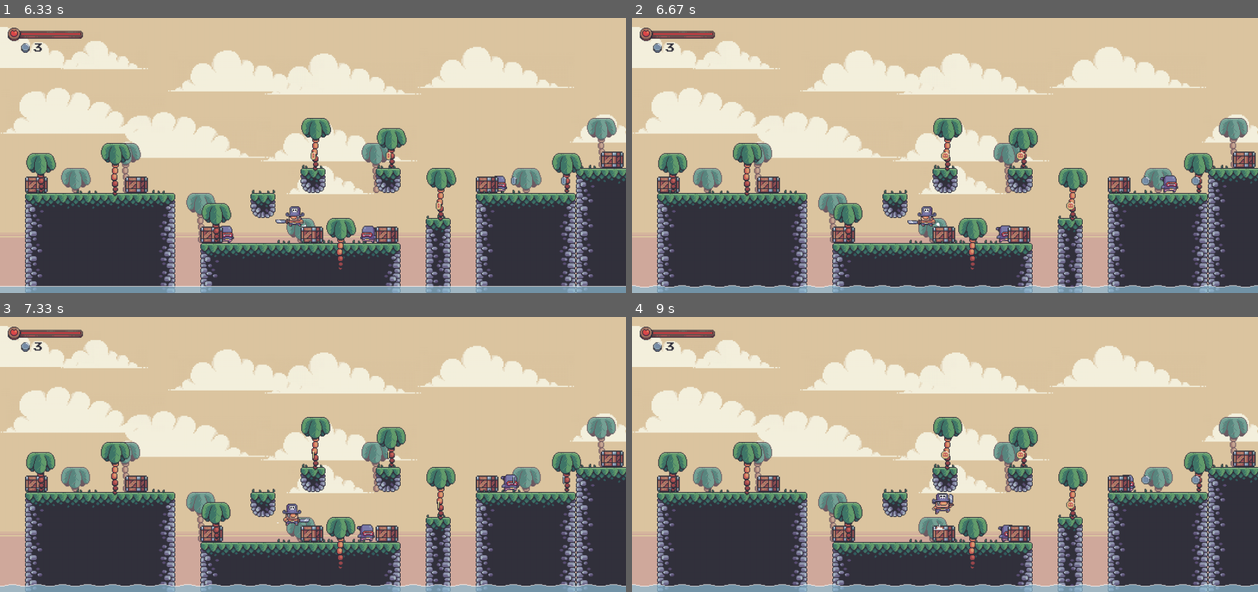
Above: before the commit, frames 1-4 (two rows, left to right).
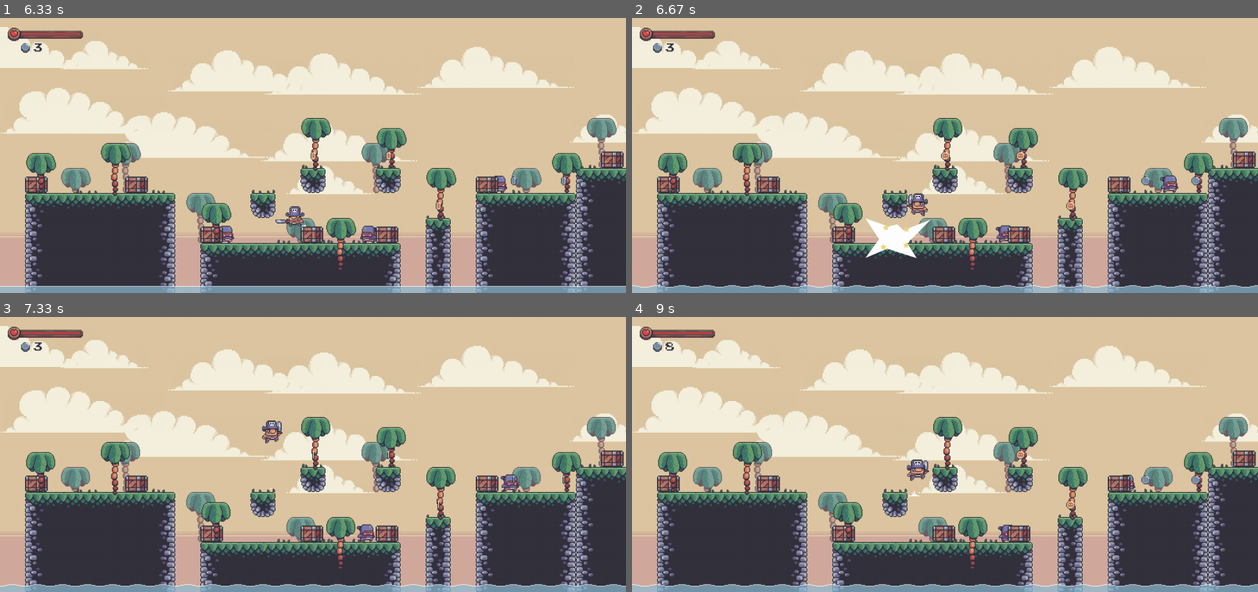
Above: after the commit, the same moments.

Repository: harryodubhghaill/pygame-platformer
Game: pygame game, started from main.py
Same seed, same stepped clock (60 frames per second), same inputs: the game is played once before the commit and once after it.
Inputs:
- Up to frame 1 (6.33 s): tap Space at 0.33 s; hold D 0.67-1.13 s; hold W 1.17-1.47 s; hold D 1.5-1.97 s; hold D 2-2.53 s; hold D 2.57-2.97 s; hold W 3-3.37 s; hold D 3.4-4.03 s; hold A 4.07-4.53 s; hold D 4.57-5.03 s; hold W 5.07-5.37 s; hold D 5.4-5.87 s; hold A from 5.9 s (still down)
- Up to frame 2 (6.67 s): release A at 6.43 s; hold A from 6.47 s (still down)
- Up to frame 3 (7.33 s): release A at 6.87 s; hold W 6.9-7.27 s; hold D from 7.3 s (still down)
- Up to frame 4 (9 s): release D at 7.93 s; hold A 7.97-8.43 s; hold D 8.47-8.93 s; hold W from 8.97 s (still down)

Frame 1 is identical in both runs. In frame 2, 1.0% of the frame differs, in the area x 37-50%, y 63-88%; in frame 3, 0.4%; in frame 4, 0.5%.

Commit message:
add animation for enemy kill

Diff:
--- a/level.py
+++ b/level.py
@@ -73,6 +73,9 @@
         # dust
         self.dust_sprite = pygame.sprite.GroupSingle()
         self.player_on_ground = False
+
+        # explosions
+        self.explosion_sprites = pygame.sprite.Group()
 
     def input(self):
         keys = pygame.key.get_pressed()
@@ -263,6 +266,9 @@
                 enemy_top = enemy.rect.top
                 player_bottom = self.player.sprite.rect.bottom
                 if enemy_top < player_bottom < enemy_center and self.player.sprite.direction.y >= 0:
+                    self.player.sprite.direction.y = -15
+                    explosion_sprite = ParticleEffect(enemy.rect.center, 'explosion')
+                    self.explosion_sprites.add(explosion_sprite)
                     enemy.kill()
 
     def run(self):
@@ -284,6 +290,8 @@
         self.constraint_sprites.update(self.world_shift)
         self.enemy_collision_reverse()
         self.enemy_sprites.draw(self.display_surface)
+        self.explosion_sprites.update(self.world_shift)
+        self.explosion_sprites.draw(self.display_surface)
 
         # crate
         self.crate_sprites.update(self.world_shift)
--- a/particles.py
+++ b/particles.py
@@ -10,8 +10,11 @@
             self.frames = import_folder('./graphics/character/dust_particles/jump')
         if type == 'land':
             self.frames = import_folder('./graphics/character/dust_particles/land')
+        if type == 'explosion':
+            self.frames = import_folder('./graphics/enemy/explosion')
         self.image = self.frames[self.frame_index]
         self.rect = self.image.get_rect(center = pos)
+
 
     def animate(self):
         self.frame_index += self.animation_speed
